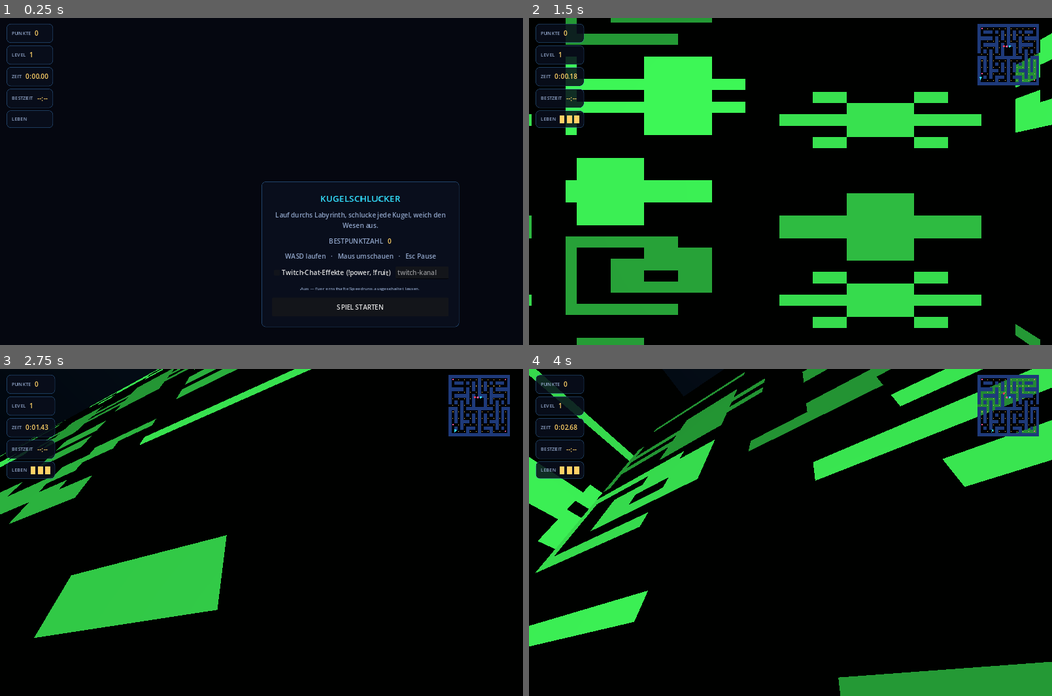
Above: before the commit, frames 1-4 (two rows, left to right).
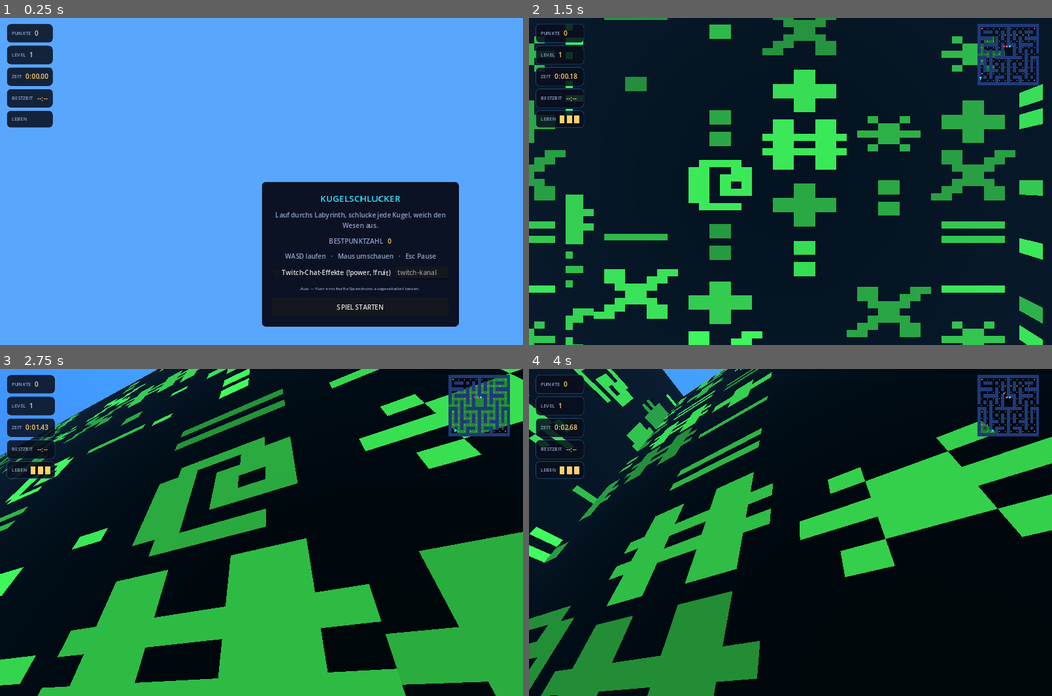
Above: after the commit, the same moments.

Repository: THXMEDIA/ZACman
Game: Godot game, scene res://scenes/Main.tscn
Two runs of this game, one before a commit and one after it. Both use one fixed random seed, a clock stepped at 60 frames per second and the inputs below.
Inputs (mouse positions are in pixels of both pictures, inside the frame that each line leads up to):
- Up to frame 1 (0.25 s): no input
- Up to frame 2 (1.5 s): click (952, 273) at 0.52 s; type "12" at 0.6 s; click "SPIEL STARTEN" at 1.25 s
- Up to frame 3 (2.75 s): move the mouse to (287, 532) at 2.02 s; hold W (move_forward) from 2.03 s (still down)
- Up to frame 4 (4 s): keep holding W (move_forward); move the mouse to (764, 532) at 2.77 s; move the mouse to (800, 525) at 3.52 s

The runs differ from the first frame. In frame 1, 83% of the frame differs, in the area x 0-100%, y 0-100%; in frame 2, 95%; in frame 3, 56%; in frame 4, 51%.

Commit message:
Finer ASCII rain, brown floor, blue voxel-cloud sky ceiling
- matrix_rain.gdshader: cols_per_face 5->16, rows_per_face 19->30, glyph
  cells now ~0.125m (was ~0.4m) — much less blocky, closer to real
  digital-rain scale. fall_speed bumped to match the finer grid.
- city_themes.gd "normal" theme: floor recolored brown (dirt), ceiling
  recolored bright blue with a touch of emission (a "sky" rather than a
  dark underground cap), background/fog/ambient env colors follow suit.
  A deliberate Mario/Minecraft-vs-Matrix mashup, not a cohesiveness bug.
- cloud_mesh.gd (new): blocky white voxel "pixel cloud" clusters (same
  MultiMesh-of-cubes technique as ghost_mesh.gd), scattered by
  MazeView._build_sky_clouds() just below the ceiling over open cells
  only (a cloud above a wall cell would sit half-buried in the wall top).
  Gated by new CityTheme.ceil_sky_clouds (on for "normal", off for
  Manhattan, which keeps its own neon skyline ceiling).
- test_cloud_mesh.gd (new, 6 checks) + city-theme checks for the two new
  fields; wired into package.json's test:godot chain.

Co-Authored-By: Claude Sonnet 5 <noreply@anthropic.com>
Claude-Session: https://claude.ai/code/session_011tjZ1NLn5DDVGrnKiwSiuH

Diff:
--- a/godot/scripts/city_theme.gd
+++ b/godot/scripts/city_theme.gd
@@ -58,6 +58,11 @@
 var ceil_emission_enabled := false
 var ceil_emission_color := Color.BLACK
 var ceil_emission_energy := 0.0
+## When true, MazeView scatters blocky white pixel-cloud clusters (see
+## cloud_mesh.gd) just below the ceiling — a Mario/Minecraft-style voxel
+## sky, meant to go with a bright ceil_color rather than the original dark
+## "underground" ceiling.
+var ceil_sky_clouds := false
 
 ## ---- Scene-wide environment (background/fog/ambient) — read by Main ----
 var env_bg_color := Color(0.0196, 0.0275, 0.0627)
--- a/godot/scripts/city_themes.gd
+++ b/godot/scripts/city_themes.gd
@@ -23,15 +23,23 @@
 	t.wall_matrix_rain = true
 	t.landmark_provider_script = null
 
-	t.floor_color = Color(0.024, 0.039, 0.094)
-	t.floor_roughness = 0.9
-	t.ceil_color = Color(0.016, 0.024, 0.067)
+	# Brown dirt ground + a bright blue "sky" ceiling with blocky white
+	# clouds (see ceil_sky_clouds / cloud_mesh.gd) — a deliberate Super-
+	# Mario/Minecraft mashup against the green Matrix-code walls, per the
+	# user's request.
+	t.floor_color = Color(0.36, 0.22, 0.1)
+	t.floor_roughness = 0.85
+	t.ceil_color = Color(0.35, 0.65, 1.0)
+	t.ceil_emission_enabled = true
+	t.ceil_emission_color = Color(0.35, 0.65, 1.0)
+	t.ceil_emission_energy = 0.35
+	t.ceil_sky_clouds = true
 
-	t.env_bg_color = Color(0.0196, 0.0275, 0.0627)
-	t.env_fog_color = Color(0.0196, 0.0275, 0.0627)
-	t.env_fog_density = 0.03
-	t.env_ambient_color = Color(0.165, 0.227, 0.4)
-	t.env_ambient_energy = 0.9
+	t.env_bg_color = Color(0.35, 0.65, 1.0)
+	t.env_fog_color = Color(0.35, 0.65, 1.0)
+	t.env_fog_density = 0.015
+	t.env_ambient_color = Color(0.55, 0.7, 0.85)
+	t.env_ambient_energy = 1.1
 
 	t.has_power_ups = true
 	t.permanently_word_built = false
--- /dev/null
+++ b/godot/scripts/cloud_mesh.gd
@@ -0,0 +1,64 @@
+extends RefCounted
+## CloudMesh — builds a small blocky white "pixel cloud" (a MultiMesh of
+## cube voxels, same technique as ghost_mesh.gd) for the Mario/Minecraft-
+## style voxel sky scattered just below the ceiling on themes with
+## CityTheme.ceil_sky_clouds set (see MazeView._build_sky_clouds).
+##
+## Static-only utility (no autoload, no instance state) — call
+## CloudMeshScript.build(...) directly on the preloaded script.
+
+## Classic "three-lobe" 8-bit cloud silhouette, top row first.
+const PIXEL_ROWS := [
+	".##...##.",
+	"#########",
+	"#########",
+	".#######.",
+]
+const COLS := 9
+const ROWS := 4
+const DEPTH_VOXELS := 3
+
+
+## Builds one cloud. `options.voxel_size` scales the whole cloud;
+## `options.color` overrides the default white.
+static func build(options: Dictionary = {}) -> MultiMeshInstance3D:
+	var voxel_size: float = float(options.get("voxel_size", 0.12))
+	var color: Color = options.get("color", Color(0.98, 0.98, 1.0))
+
+	var box := BoxMesh.new()
+	box.size = Vector3.ONE * voxel_size
+
+	var mat := StandardMaterial3D.new()
+	mat.albedo_color = color
+	mat.emission_enabled = true
+	mat.emission = color
+	mat.emission_energy_multiplier = 0.5
+	mat.roughness = 0.8
+	box.material = mat
+
+	var total_w := COLS * voxel_size
+	var total_h := ROWS * voxel_size
+	var total_d := DEPTH_VOXELS * voxel_size
+
+	var positions: Array = []
+	for row in ROWS:
+		var line: String = PIXEL_ROWS[row]
+		for col in COLS:
+			if line[col] != "#":
+				continue
+			var x := -total_w * 0.5 + col * voxel_size + voxel_size * 0.5
+			var y := total_h * 0.5 - row * voxel_size - voxel_size * 0.5
+			for layer in DEPTH_VOXELS:
+				var z := -total_d * 0.5 + layer * voxel_size + voxel_size * 0.5
+				positions.append(Vector3(x, y, z))
+
+	var mm := MultiMesh.new()
+	mm.transform_format = MultiMesh.TRANSFORM_3D
+	mm.mesh = box
+	mm.instance_count = positions.size()
+	for i in positions.size():
+		mm.set_instance_transform(i, Transform3D(Basis(), positions[i]))
+
+	var mmi := MultiMeshInstance3D.new()
+	mmi.multimesh = mm
+	return mmi
--- a/godot/scripts/maze_view.gd
+++ b/godot/scripts/maze_view.gd
@@ -7,6 +7,7 @@
 const WALL_H := 3.8 # doubled from the original 1.9 per user request — taller, more imposing corridors
 const WordMeshScript := preload("res://scripts/word_mesh.gd")
 const CityThemesScript := preload("res://scripts/city_themes.gd")
+const CloudMeshScript := preload("res://scripts/cloud_mesh.gd")
 
 var maze # MazeGen.Maze
 var theme := "normal" # theme id — see city_themes.gd's registry ("normal" | "manhattan" | ...)
@@ -68,6 +69,7 @@
 	_make_materials()
 	_build_walls()
 	_build_floor_ceiling()
+	_build_sky_clouds()
 	_build_pellets(start_cell, reserved_cells)
 	# A permanently-word-built theme (Manhattan) starts in the word-built-
 	# world look; other themes start out looking normal and only switch when
@@ -223,6 +225,29 @@
 	add_child(ceil_mesh)
 
 
+## Mario/Minecraft-style voxel sky: scatters a handful of blocky white
+## pixel-cloud clusters (cloud_mesh.gd) just below the ceiling, over open
+## (non-wall) cells only — floating one directly above a wall column would
+## sit half-buried in the top of that wall block. Purely decorative, no
+## collision. Only runs for themes with CityTheme.ceil_sky_clouds set.
+func _build_sky_clouds() -> void:
+	if not city_theme.ceil_sky_clouds:
+		return
+	var candidates: Array = MazeGen.cells_in_room(maze, false)
+	if candidates.is_empty():
+		return
+	candidates.shuffle()
+	var cloud_count: int = clampi(candidates.size() / 22, 4, 14)
+	for i in mini(cloud_count, candidates.size()):
+		var cell: Vector2i = candidates[i]
+		var cloud := CloudMeshScript.build({"voxel_size": 0.1 + randf() * 0.06})
+		var jitter_x := (randf() - 0.5) * CELL * 0.6
+		var jitter_z := (randf() - 0.5) * CELL * 0.6
+		cloud.position = Vector3(cell.y * CELL + jitter_x, WALL_H - 0.32, cell.x * CELL + jitter_z)
+		cloud.rotation.y = randf() * TAU
+		add_child(cloud)
+
+
 ## Swaps the visible wall skin: word-built ("WALL" letterforms) vs the
 ## normal boxy walls. Collision (walls_body) is untouched either way — this
 ## is purely cosmetic; Main separately toggles the player's noclip.
--- a/godot/shaders/matrix_rain.gdshader
+++ b/godot/shaders/matrix_rain.gdshader
@@ -21,9 +21,9 @@
 shader_type spatial;
 render_mode unshaded, cull_back;
 
-uniform float cols_per_face = 5.0;   // glyph columns across one wall face's width
-uniform float rows_per_face = 19.0;  // glyph rows across one wall face's height (WALL_H)
-uniform float fall_speed = 3.2;      // base rows scrolled per second
+uniform float cols_per_face = 16.0;  // glyph columns across one wall face's width
+uniform float rows_per_face = 30.0;  // glyph rows across one wall face's height (WALL_H)
+uniform float fall_speed = 5.0;      // base rows scrolled per second
 uniform float glyph_density = 0.8;   // fraction of cells showing a glyph rather than empty background
 uniform vec3 glyph_color = vec3(0.25, 1.0, 0.35);
 uniform vec3 bg_color = vec3(0.004, 0.03, 0.012);
--- a/godot/tests/test_city_themes.gd
+++ b/godot/tests/test_city_themes.gd
@@ -36,6 +36,10 @@
 	if not normal.wall_matrix_rain:
 		failures += 1
 		print("FAIL normal theme's walls should use the matrix_rain shader")
+	checks += 1
+	if not normal.ceil_sky_clouds:
+		failures += 1
+		print("FAIL normal theme should have the voxel-cloud sky ceiling enabled")
 
 	# --- manhattan: BUILDING blocks, real landmark provider, no power-ups ---
 	var manhattan = CityThemes.get_theme("manhattan")
@@ -64,6 +68,10 @@
 	if manhattan.wall_matrix_rain:
 		failures += 1
 		print("FAIL manhattan theme's boxy walls should not use the matrix_rain shader (it's always word-built anyway)")
+	checks += 1
+	if manhattan.ceil_sky_clouds:
+		failures += 1
+		print("FAIL manhattan theme should keep its own neon skyline ceiling, not the voxel-cloud sky")
 	checks += 1
 	if not manhattan.permanently_word_built:
 		failures += 1
--- /dev/null
+++ b/godot/tests/test_cloud_mesh.gd
@@ -0,0 +1,68 @@
+extends SceneTree
+## Headless test: res://scripts/cloud_mesh.gd — the blocky white "pixel
+## cloud" voxel cluster used for the Mario/Minecraft-style sky ceiling
+## (CityTheme.ceil_sky_clouds). Pure-logic checks, no scene needed. Run
+## with
+##   godot --headless --path . --script res://tests/test_cloud_mesh.gd
+## Exits with code 0 on success, 1 on any failure.
+
+func _initialize() -> void:
+	var CloudMesh = load("res://scripts/cloud_mesh.gd")
+	var failures := 0
+	var checks := 0
+
+	# --- pixel grid shape: ROWS entries, each COLS characters wide -------
+	checks += 1
+	if CloudMesh.PIXEL_ROWS.size() != CloudMesh.ROWS:
+		failures += 1
+		print("FAIL PIXEL_ROWS should have ROWS (%d) entries, got %d" % [CloudMesh.ROWS, CloudMesh.PIXEL_ROWS.size()])
+	checks += 1
+	var all_rows_right_width := true
+	for line in CloudMesh.PIXEL_ROWS:
+		if line.length() != CloudMesh.COLS:
+			all_rows_right_width = false
+	if not all_rows_right_width:
+		failures += 1
+		print("FAIL every PIXEL_ROWS entry should be COLS (%d) characters wide" % CloudMesh.COLS)
+
+	# --- build(): one voxel instance per '#' pixel, times DEPTH_VOXELS ---
+	var expected_pixels := 0
+	for line in CloudMesh.PIXEL_ROWS:
+		for i in line.length():
+			if line[i] == "#":
+				expected_pixels += 1
+	var expected_instances: int = expected_pixels * CloudMesh.DEPTH_VOXELS
+
+	var cloud: MultiMeshInstance3D = CloudMesh.build()
+	checks += 1
+	if cloud == null or cloud.multimesh == null:
+		failures += 1
+		print("FAIL build() should return a MultiMeshInstance3D with a multimesh set")
+	else:
+		checks += 1
+		if cloud.multimesh.instance_count != expected_instances:
+			failures += 1
+			print("FAIL expected %d voxel instances (one per '#' pixel x %d deep), got %d" % [expected_instances, CloudMesh.DEPTH_VOXELS, cloud.multimesh.instance_count])
+
+	# --- default color is white-ish; an override is honored --------------
+	checks += 1
+	var default_mat: StandardMaterial3D = cloud.multimesh.mesh.material
+	if default_mat.albedo_color.get_luminance() < 0.8:
+		failures += 1
+		print("FAIL default cloud color should be a bright white, got %s" % default_mat.albedo_color)
+
+	var pink := Color(1.0, 0.2, 0.6)
+	var custom_cloud: MultiMeshInstance3D = CloudMesh.build({"color": pink})
+	checks += 1
+	var custom_mat: StandardMaterial3D = custom_cloud.multimesh.mesh.material
+	if not custom_mat.albedo_color.is_equal_approx(pink):
+		failures += 1
+		print("FAIL a color override in options should be used, got %s" % custom_mat.albedo_color)
+
+	print("")
+	if failures == 0:
+		print("ALL %d CLOUD MESH CHECKS PASSED" % checks)
+		quit(0)
+	else:
+		print("%d/%d CLOUD MESH CHECKS FAILED" % [failures, checks])
+		quit(1)
Not shown, changed: README.md
Not shown, changed: package.json
